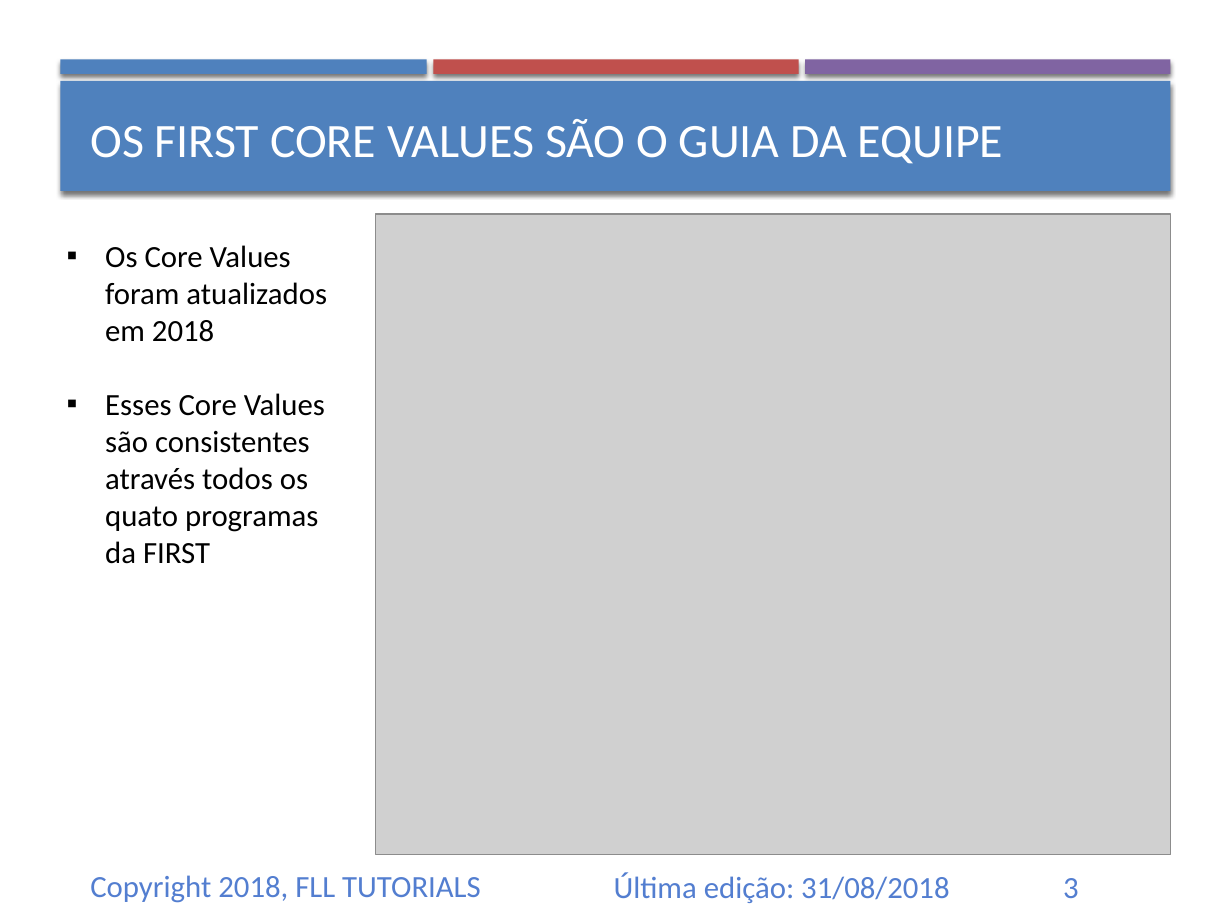
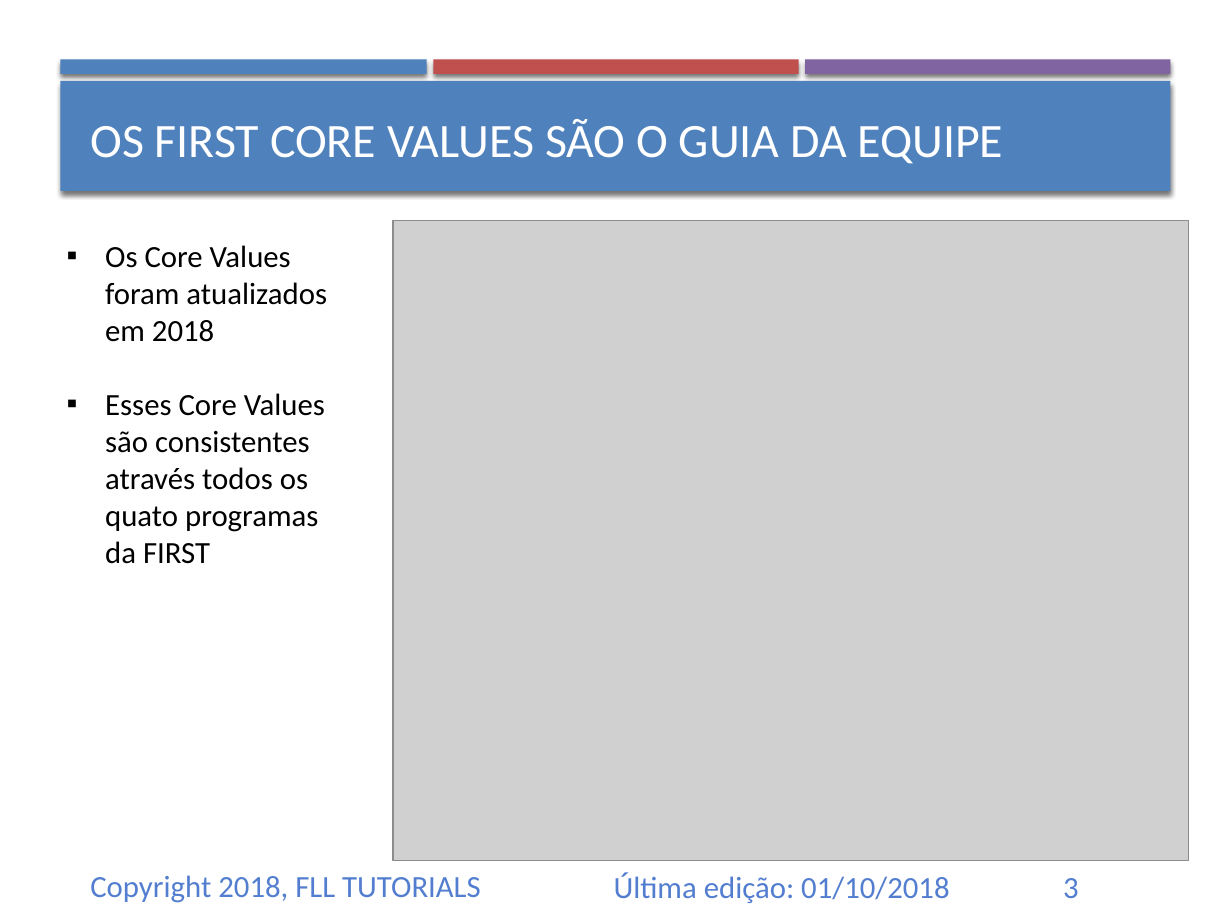
Before and after one commit to ev3lessons/FLL-Tutorials, a slide deck: slide 3 of translations/pt-br/CoreValues/IntroducaoaosCoreValues.pptx. Drawn at 1232x924 pixels with LibreOffice and Linux fonts; fonts in the diff are those of the drawing; grey boxes stand for pictures. Boxes give left, top, right and bottom in pixels: in the first picture for what was removed or moved away, otherwise in the second. Text is boxed around its words. In the diff, an @@ line names an element or a change of style, - is before the commit and + after.

```diff
--- a/translations/pt-br/CoreValues/IntroducaoaosCoreValues.pptx
+++ b/translations/pt-br/CoreValues/IntroducaoaosCoreValues.pptx
@@ picture: place and size @@
-picture at (376, 214, 1170, 855)
+picture at (393, 221, 1188, 861)
@@ text at (614, 872, 949, 903): text changed @@
-Última edição: 31/08/2018
+Última edição: 01/10/2018
```
Also in this commit, not shown: 9 other slides changed, 9 other files.
